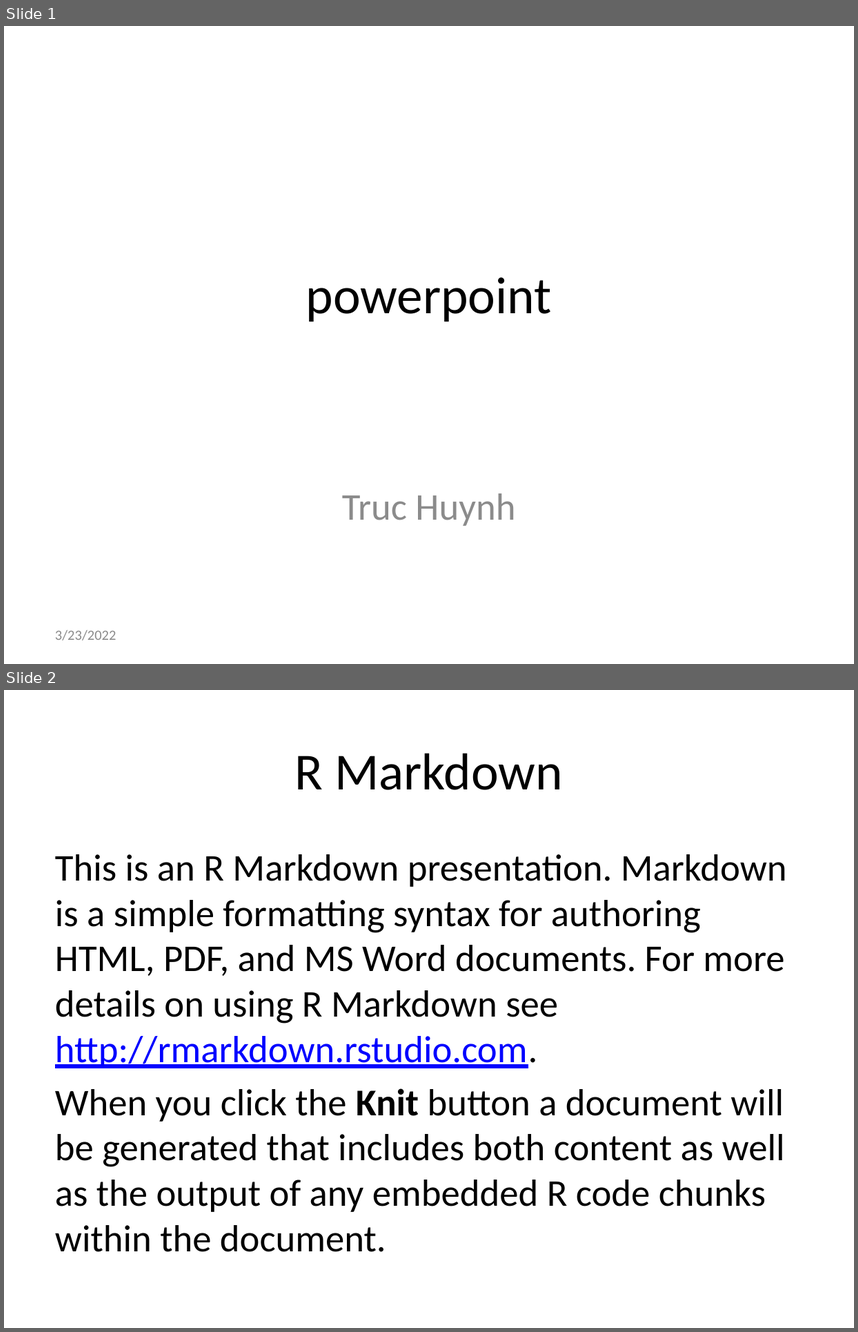
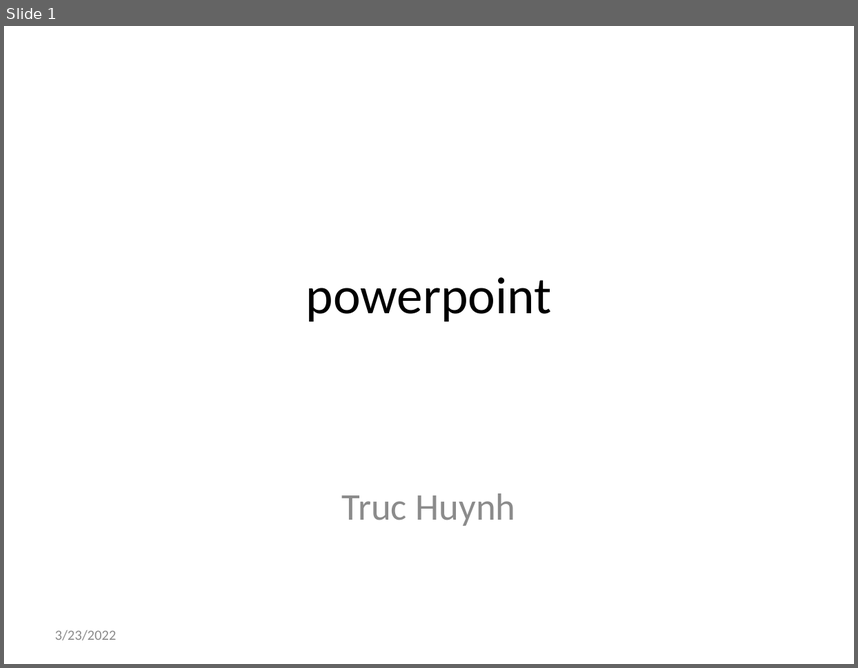
Before and after one commit to jackyhuynh/SecurityTesting, a slide deck: powerpoint.pptx. Shown one above the other, each under a label of ours: slides 1 and 2 before the commit, slide 1 after it. The pictures are 858x1332 and 858x668 pixels, drawn with LibreOffice and Linux fonts; fonts in the diff are those of the drawing. Boxes give left, top, right and bottom in pixels: in the first picture for what was removed or moved away, otherwise in the second. Text is boxed around its words. In the diff, an @@ line names an element or a change of style, - is before the commit and + after.

```diff
--- a/powerpoint.pptx
+++ b/powerpoint.pptx
@@ slide 2 removed at bbox=[4, 690, 854, 1328], background #FFFFFF @@
@@ title removed at bbox=[294, 753, 563, 790] @@
-R Markdown
@@ text removed at bbox=[55, 854, 787, 1252] @@
-This is an R Markdown presentation. Markdown is a simple formatting syntax for authoring HTML, PDF, and MS Word documents. For more details on using R Markdown see http://rmarkdown.rstudio.com.
-When you click the Knit button a document will be generated that includes both content as well as the output of any embedded R code chunks within the document.
```
Also in this commit, not shown: 9 slides added, 3 other slides removed.
